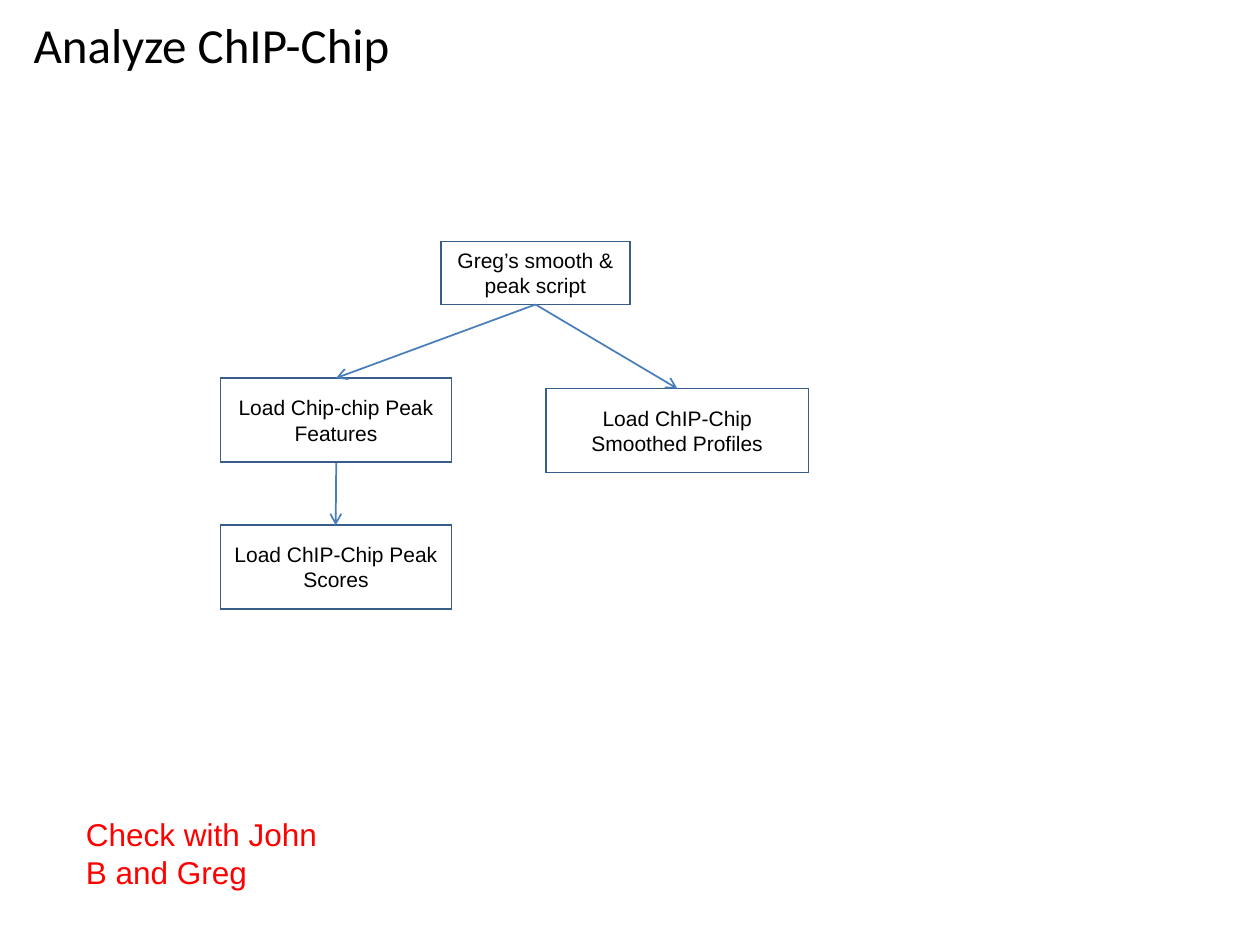
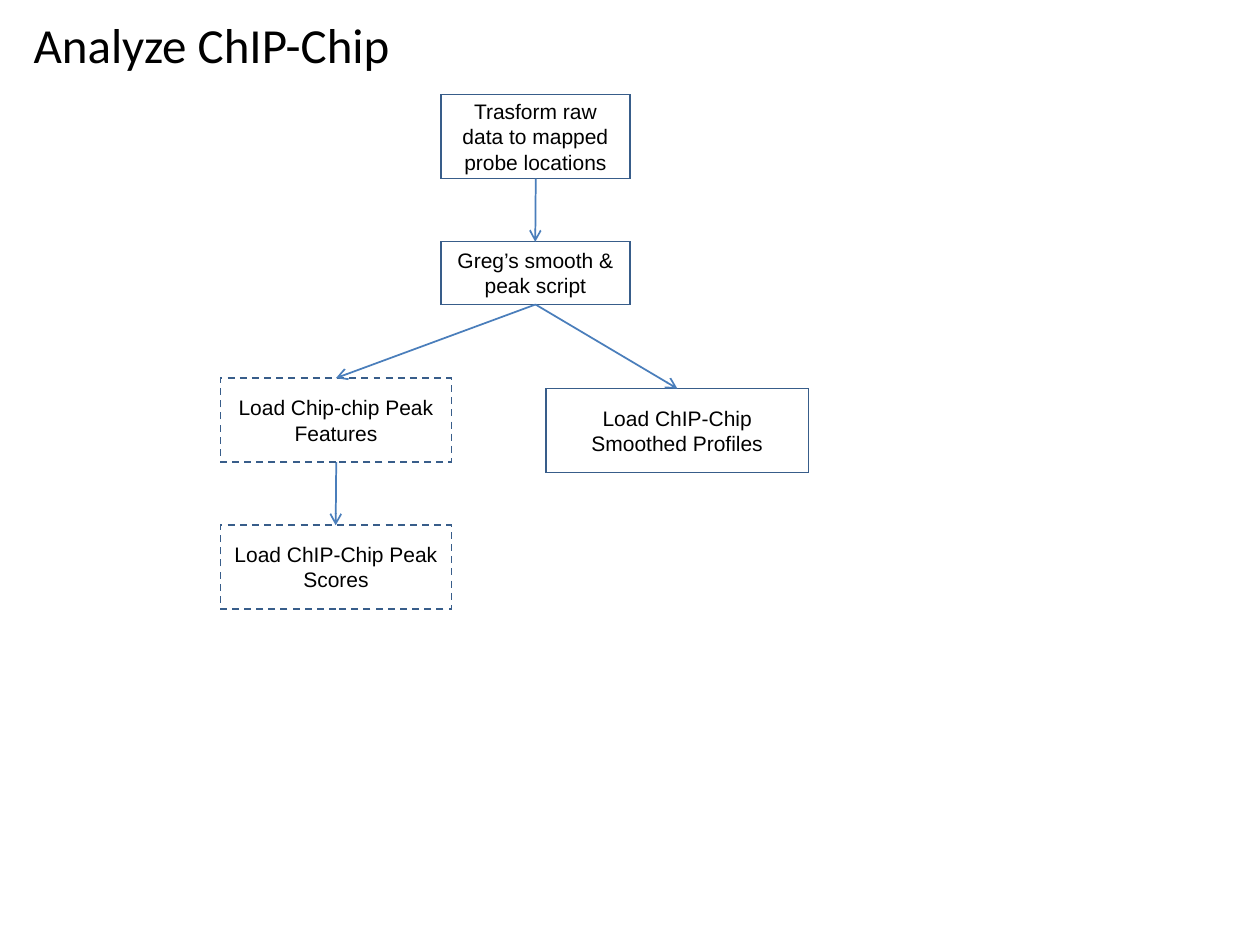
Before and after one commit to VEuPathDB/ApiCommonWorkflow, a slide deck: slide 38 of Main/doc/IntegratedWorkflow.ppt. Drawn at 1260x945 pixels with LibreOffice and Linux fonts; fonts in the diff are those of the drawing. Boxes give left, top, right and bottom in pixels: in the first picture for what was removed or moved away, otherwise in the second. Text is boxed around its words. In the diff, an @@ line names an element or a change of style, - is before the commit and + after.

```diff
--- a/Main/doc/IntegratedWorkflow.ppt
+++ b/Main/doc/IntegratedWorkflow.ppt
@@ rectangle added at [441, 94, 630, 179], outline #385D8A 0.99 pt, 12 pt, text #000000 @@
+Trasform raw data to mapped probe locations
@@ arrow added from (536, 179) to (536, 242), #4A7EBB 0.99 pt @@
@@ rectangle "Load Chip-chip Peak Features" at [220, 378, 451, 462]: outline #385D8A 0.99 pt to #385D8A 0.99 pt dashed @@
@@ rectangle "Load ChIP-Chip Peak Scores" at [220, 525, 451, 610]: outline #385D8A 0.99 pt to #385D8A 0.99 pt dashed @@
@@ text removed at [86, 823, 317, 890] @@
-Check with John B and Greg
```
Also in this commit, not shown: 5 other slides changed, 4 slides added.
